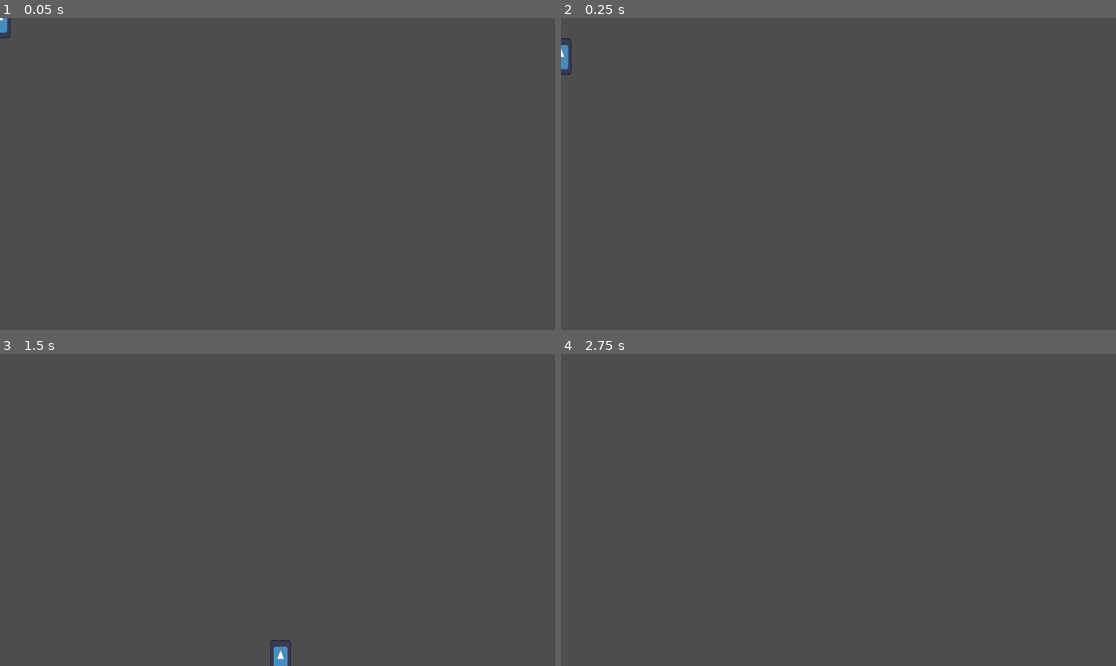
Above: before the commit, frames 1-4 (two rows, left to right).
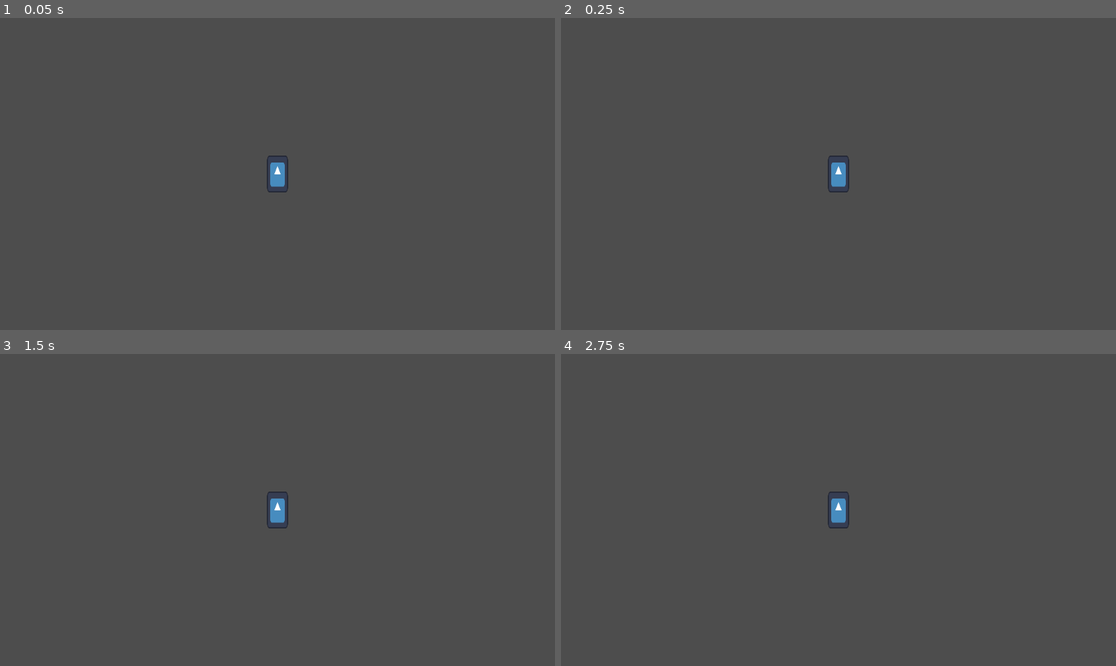
Above: after the commit, the same moments.

Repository: KristianNikolov07/invictus-somakan
Game: Godot game, scene res://Scenes/player.tscn
Two runs of this game, one before a commit and one after it. Both use one fixed random seed, a clock stepped at 60 frames per second and the inputs below. The project has no main scene, so this scene is started directly. The engine's default icon, where the game draws it, is replaced by a stand-in: a white triangle on a blue panel in a dark square.
Inputs:
- Up to frame 1 (0.05 s): no input
- Up to frame 2 (0.25 s): no input
- Up to frame 3 (1.5 s): hold Shift (Dash) 0.53-1.28 s; hold D (Right) from 0.53 s (still down); tap Space (Jump) at 0.77 s; tap Shift (Dash) at 1.35 s
- Up to frame 4 (2.75 s): tap Space (Jump) at 1.52 s; tap Enter at 2 s; release D (Right) at 2.03 s; hold A (Left) from 2.03 s (still down); hold Shift (Dash) from 2.03 s (still down)

The runs differ from the first frame. In frame 1, 0.4% of the frame differs, in the area x 0-52%, y 0-56%; in frame 2, 0.4%; in frame 3, 0.5%, in the area x 48-53%, y 44-100%; in frame 4, 0.3%.

Commit message:
made a basic enemy (zombie) that deals contact damage to the player and can charge an attack

Diff:
--- a/Scenes/player.tscn
+++ b/Scenes/player.tscn
@@ -8,6 +8,8 @@
 height = 126.0
 
 [node name="Player" type="CharacterBody2D" groups=["Players"]]
+z_index = 1
+collision_mask = 2
 script = ExtResource("1_cvnsp")
 
 [node name="PlayerSprite" type="Sprite2D" parent="."]
@@ -19,9 +21,16 @@
 scale = Vector2(0.61, 0.61)
 shape = SubResource("CapsuleShape2D_cvnsp")
 
+[node name="Camera2D" type="Camera2D" parent="."]
+
 [node name="DashTimer" type="Timer" parent="."]
 wait_time = 0.2
 one_shot = true
 
 [node name="DashCooldown" type="Timer" parent="."]
 one_shot = true
+
+[node name="Invincibility" type="Timer" parent="."]
+one_shot = true
+
+[connection signal="timeout" from="Invincibility" to="." method="_on_invincibility_timeout"]
--- /dev/null
+++ b/Scenes/zombie.tscn
@@ -0,0 +1,54 @@
+[gd_scene load_steps=6 format=3 uid="uid://byt6b6gsvgl2r"]
+
+[ext_resource type="Script" uid="uid://ctvhr04onudmb" path="res://Scripts/zombie.gd" id="1_h3kin"]
+[ext_resource type="Texture2D" uid="uid://c1lo75th7b88g" path="res://Textures/icon.svg" id="2_n70j1"]
+
+[sub_resource type="CapsuleShape2D" id="CapsuleShape2D_iyl7r"]
+radius = 35.0
+height = 126.0
+
+[sub_resource type="CapsuleShape2D" id="CapsuleShape2D_n70j1"]
+radius = 35.0
+height = 126.0
+
+[sub_resource type="RectangleShape2D" id="RectangleShape2D_n70j1"]
+size = Vector2(232, 112)
+
+[node name="Zombie" type="CharacterBody2D" groups=["Enemies"]]
+collision_mask = 2
+script = ExtResource("1_h3kin")
+
+[node name="PlayerSprite" type="Sprite2D" parent="."]
+position = Vector2(-1.90735e-06, 0)
+scale = Vector2(0.337, 0.599)
+texture = ExtResource("2_n70j1")
+
+[node name="PlayerCollision" type="CollisionShape2D" parent="."]
+scale = Vector2(0.61, 0.61)
+shape = SubResource("CapsuleShape2D_iyl7r")
+
+[node name="CollisionDamage" type="Area2D" parent="."]
+collision_layer = 0
+
+[node name="PlayerCollision" type="CollisionShape2D" parent="CollisionDamage"]
+scale = Vector2(0.61, 0.61)
+shape = SubResource("CapsuleShape2D_n70j1")
+
+[node name="AttackRange" type="Area2D" parent="."]
+collision_layer = 0
+
+[node name="CollisionShape2D" type="CollisionShape2D" parent="AttackRange"]
+position = Vector2(1, -18)
+shape = SubResource("RectangleShape2D_n70j1")
+
+[node name="AttackCharge" type="Timer" parent="."]
+one_shot = true
+
+[node name="Stagger" type="Timer" parent="."]
+wait_time = 2.0
+one_shot = true
+
+[connection signal="body_entered" from="CollisionDamage" to="." method="_on_collision_damage_body_entered"]
+[connection signal="body_entered" from="AttackRange" to="." method="_on_attack_range_body_entered"]
+[connection signal="timeout" from="AttackCharge" to="." method="_on_attack_charge_timeout"]
+[connection signal="timeout" from="Stagger" to="." method="_on_stagger_timeout"]
--- a/Scripts/Classes/Enemy.gd
+++ b/Scripts/Classes/Enemy.gd
@@ -2,6 +2,12 @@
 class_name Enemy
 
 @export var speed = 150
+@export var coll_damage = 5
+@export var damage = 15
+@export var knockback_strength = 400
+@export var hp = 20
+@export var coll_knockback = 1
+@export var max_hp = 20
 const JUMP_VELOCITY = -400.0
 const FOLLOW_DEADZONE = 1
 var is_moving = true
@@ -30,20 +36,19 @@
 	target = closest_player
 
 func _physics_process(delta: float) -> void:
-	if is_moving:
-		if not is_on_floor():
-			velocity += get_gravity() * delta
+	if not is_on_floor():
+		velocity += get_gravity() * delta
 
 
-		var direction
-		if target.global_position.x < global_position.x:
-			direction = -1
-		else:
-			direction = 1
+	var direction
+	if target.global_position.x < global_position.x:
+		direction = -1
+	else:
+		direction = 1
 
-		if direction and (target.global_position - global_position).abs().x > FOLLOW_DEADZONE:
-			velocity.x = direction * speed
-		else:
-			velocity.x = move_toward(velocity.x, 0, speed)
+	if direction and (target.global_position - global_position).abs().x > FOLLOW_DEADZONE and is_moving:
+		velocity.x = direction * speed
+	else:
+		velocity.x = move_toward(velocity.x, 0, speed)
 
-		move_and_slide()
+	move_and_slide()
--- a/Scripts/player.gd
+++ b/Scripts/player.gd
@@ -5,12 +5,14 @@
 const max_walking_speed = 400
 const jump_force = 900
 const gravity = 40
-const jump_easing = -250
+const jump_easing = -200
 const dash_speed = 3 * max_walking_speed
 var jumps_remaining = 1
 var max_jumps = 1
 var speed_mult = 1
 var direction = 1
+var max_hp = 50
+var hp = 50
 
 
 func _physics_process(delta: float) -> void:
@@ -51,3 +53,18 @@
 		speed_mult = 1
 
 	velocity.y = move_toward(velocity.y, max_falling_speed, gravity)
+
+
+
+func damage(amount, knockback) -> void:
+	set_collision_layer_value(1, false)
+	$Invincibility.start()
+	velocity.x = 1600 * knockback
+	velocity.y = -600 * abs(knockback)
+	hp -= amount
+	#if hp <= 0:
+		#get_tree().quit()
+	print("Hit")
+
+func _on_invincibility_timeout() -> void:
+	set_collision_layer_value(1, true)
--- /dev/null
+++ b/Scripts/zombie.gd
@@ -0,0 +1,31 @@
+extends Enemy
+
+var direction = 1
+var attacking = false
+
+
+func _on_collision_damage_body_entered(body: Node2D) -> void:
+	if body.is_in_group("Players"):
+		if body.global_position.x > global_position.x:
+			body.damage(coll_damage, coll_knockback)
+		else:
+			body.damage(coll_damage, -coll_knockback)
+
+
+func _on_attack_range_body_entered(body: Node2D) -> void:
+	if body.is_in_group("Players"):
+		$AttackRange.set_collision_mask_value(1, false)
+		$AttackCharge.start()
+		set_is_moving(false)
+		if body.global_position.x < global_position.x:
+			direction = -1
+		else:
+			direction = 1
+
+func _on_attack_charge_timeout() -> void:
+	velocity.x = 2000 * direction
+	$Stagger.start()
+
+func _on_stagger_timeout() -> void:
+	$AttackRange.set_collision_mask_value(1, true)
+	set_is_moving(true)
--- a/project.godot
+++ b/project.godot
@@ -17,6 +17,7 @@
 [global_group]
 
 Players=""
+Enemies=""
 
 [input]
 
@@ -50,3 +51,9 @@
 "events": [Object(InputEventKey,"resource_local_to_scene":false,"resource_name":"","device":-1,"window_id":0,"alt_press …(195 unchanged characters)…
 ]
 }
+
+[layer_names]
+
+2d_physics/layer_1="Player/Enemy"
+2d_physics/layer_2="Floors/Walls"
+2d_physics/layer_3="Projectiles"
Not shown, added: Scripts/zombie.gd.uid
